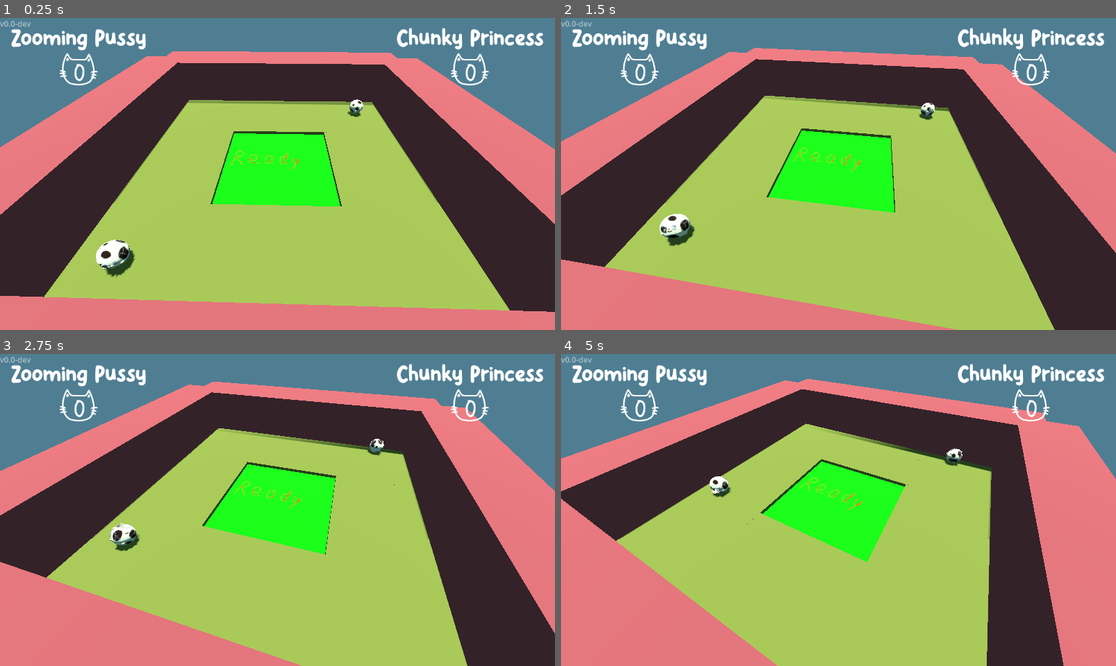
Above: before the commit, frames 1-4 (two rows, left to right).
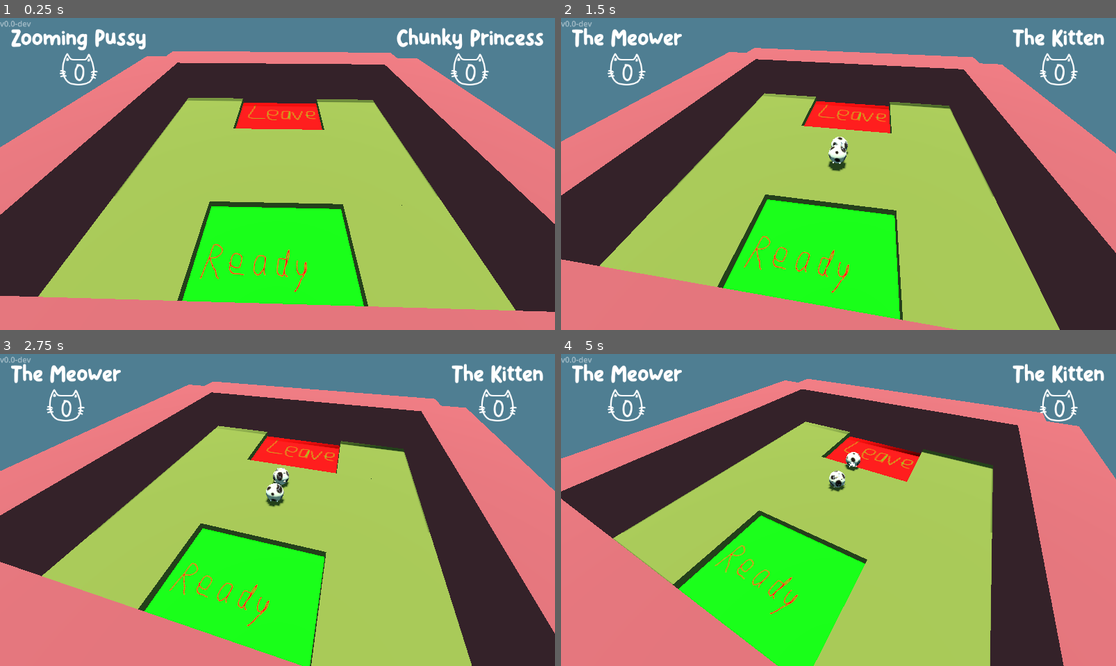
Above: after the commit, the same moments.

Repository: HedgeLizards/ggj24
Game: Godot game, scene res://scenes/main.tscn
Two runs of this game, one before a commit and one after it. Both use one fixed random seed, a clock stepped at 60 frames per second and the inputs below.
Inputs:
- Up to frame 1 (0.25 s): no input
- Up to frame 2 (1.5 s): tap Enter at 0.5 s; tap W (join_0) at 0.6 s; tap Up (join_1) at 0.8, 1.35 s
- Up to frame 3 (2.75 s): tap Enter at 1.55, 2.1 s; tap W (join_0) at 2.3 s
- Up to frame 4 (5 s): tap W (join_0) at 2.85, 4.55 s; tap Up (join_1) at 3.05, 3.6 s; tap Enter at 3.8, 4.35 s; tap Escape at 4.15 s

The runs differ from the first frame. In frame 1, 17% of the frame differs, in the area x 6-93%, y 25-94%; in frame 2, 20%; in frame 3, 20%; in frame 4, 20%, in the area x 2-98%, y 3-100%.

Commit message:
players joining and leaving

Diff:
--- a/code/input_handler.gd
+++ b/code/input_handler.gd
@@ -2,59 +2,53 @@
 
 signal state_changed
 signal player_joined
-signal player_left
 
 enum { SELECTING, WAITING, PLAYING }
 
 var rotation: float = 0
-var state = PLAYING
 var players = [null, null, null, null]
 
-func _ready():
-	add_or_remove_player(-2)
-	add_or_remove_player(-1)
+var can_add_players = true
+
+#func _ready():
+	#add_or_remove_player(-2)
+	#add_or_remove_player(-1)
 
 func _input(event):
-	match state:
-		SELECTING:
-			if event is InputEventKey && event.pressed:
-				if event.keycode == KEY_ENTER:
-					state = PLAYING
+	if event is InputEventKey && event.pressed:
 
-					state_changed.emit(state)
-				elif event.is_action('join_0'):
-					add_or_remove_player(-2)
-				elif event.is_action('join_1'):
-					add_or_remove_player(-1)
-			elif event is InputEventJoypadButton && event.pressed && event.button_index == JOY_BUTTON_A:
-				add_or_remove_player(event.device)
-		PLAYING:
-			if event is InputEventKey && event.pressed && event.keycode == KEY_ESCAPE:
-				state = SELECTING
+		if event.is_action('join_0'):
+			add_player(-2)
+		elif event.is_action('join_1'):
+			add_player(-1)
+	elif event is InputEventJoypadButton && event.pressed && event.button_index == JOY_BUTTON_A:
+		add_player(event.device)
 
-				state_changed.emit(state)
-			elif event is InputEventJoypadMotion:
-				for player in players:
-					if player != null && player.device == event.device:
-						match event.axis:
-							JOY_AXIS_LEFT_X:
-								player.vector.x = event.axis_value
-							JOY_AXIS_LEFT_Y:
-								player.vector.y = event.axis_value
+	if event is InputEventKey && event.pressed && event.keycode == KEY_ESCAPE:
+		state_changed.emit()
 
-						break
+	elif event is InputEventJoypadMotion:
+		for player in players:
+			if player != null && player.device == event.device:
+				match event.axis:
+					JOY_AXIS_LEFT_X:
+						player.vector.x = event.axis_value
+					JOY_AXIS_LEFT_Y:
+						player.vector.y = event.axis_value
 
-func add_or_remove_player(device):
+				break
+
+func add_player(device):
+
+	if !can_add_players:
+		return
+
 	var first_free_index
-
 	for i in players.size():
 		if players[i] == null:
 			if first_free_index == null:
 				first_free_index = i
 		elif players[i].device == device:
-			players[i] = null
-
-			player_left.emit(i)
 
 			return
 
@@ -66,7 +60,12 @@
 
 		player_joined.emit(first_free_index)
 
+func remove_player(index):
+	players[index] = null
+
 func movement_vector(index):
+	if !players[index]:
+		return Vector2(0, 0)
 	if players[index].device >= 0:
 		return players[index].vector.limit_length().rotated(rotation)
 
--- a/code/lobby.gd
+++ b/code/lobby.gd
@@ -2,9 +2,14 @@
 
 
 signal player_ready
+signal player_leave
 
 func ready_players():
 	return %ReadyArea.get_overlapping_bodies().map(func(body): return body.get_parent())
 
 func _on_ready_area_body_entered(body):
-	player_ready.emit(body.get_parent().player_id)
+	player_ready.emit(body.get_parent())
+
+
+func _on_leave_area_body_entered(body):
+	player_leave.emit(body.get_parent())
--- a/code/main.gd
+++ b/code/main.gd
@@ -4,15 +4,20 @@
 enum State { LOBBY, PLAYING }
 
 var state: State = State.LOBBY
-var dry_players
+var dry_players := 0
+
+var Cat = preload("res://scenes/cat.tscn")
 
 var levels = [
 	preload("res://scenes/levels/dont_fall.tscn"),
 	preload("res://scenes/levels/disco.tscn")
 ]
 
+func _ready():
+	InputHandler.player_joined.connect(_on_player_joined)
+
 func start_game():
-	print("starting game")
+	InputHandler.can_add_players = false
 	state = State.PLAYING
 	for child in %Level.get_children():
 		%Level.remove_child(child)
@@ -30,20 +35,30 @@
 
 func _on_lobby_player_ready(id):
 	var ready_players: int = %Lobby.ready_players().size()
+	print("ready ", ready_players)
 	if ready_players > 1 && ready_players == %Players.get_children().size():
 		start_game()
 
-
+func _on_player_joined(id):
+	if state != State.LOBBY:
+		return
+	print("meow")
+	var cat = Cat.instantiate()
+	cat.player_id = id
+	cat.go_to(Vector3(0, 5, 0))
+	%Players.add_child(cat)
 
 func _on_in_game_body_exited(body):
+	if state != State.PLAYING:
+		return
 	body.get_parent().dry = false
 
 	$UI.update_player_dry(body.get_parent().player_id, false)
 
 	dry_players -= 1
 
-	if dry_players == 0:
-		return
+	#if dry_players == 0:
+		#return
 
 	for player in %Players.get_children():
 		if player.dry:
@@ -51,9 +66,16 @@
 
 			$UI.update_player_score(player.player_id, player.score)
 
-	if dry_players == 1:
+	if dry_players <= 1:
 		start_game()
 
 func _physics_process(delta):
 	%CameraBase.rotation.y += delta / 10
 	InputHandler.rotation = -%CameraBase.rotation.y
+
+
+func _on_lobby_player_leave(player):
+	%Players.remove_child(player)
+	InputHandler.remove_player(player.player_id)
+	$UI.remove_player(player.player_id)
+	player.queue_free()
--- a/code/ui.gd
+++ b/code/ui.gd
@@ -53,7 +53,7 @@
 	add_player(1)
 
 	InputHandler.player_joined.connect(add_player)
-	InputHandler.player_left.connect(remove_player)
+	#InputHandler.player_left.connect(remove_player)
 
 func add_player(index):
 	v_box_containers[index].get_node('Name').text = PREFIXES.pick_random() + ' ' + SUFFIXES.pick_random()
--- a/scenes/ground.tscn
+++ b/scenes/ground.tscn
@@ -3,16 +3,18 @@
 [ext_resource type="Material" uid="uid://dganwa628yu2f" path="res://art/Textures/ground.tres" id="1_sjyhg"]
 
 [sub_resource type="BoxShape3D" id="BoxShape3D_bucuf"]
-size = Vector3(16, 1, 16)
+size = Vector3(16, 8, 16)
 
 [sub_resource type="BoxMesh" id="BoxMesh_4ntsr"]
 material = ExtResource("1_sjyhg")
-size = Vector3(16, 1, 16)
+size = Vector3(16, 8, 16)
 
 [node name="Ground" type="StaticBody3D"]
 
 [node name="CollisionShape3D" type="CollisionShape3D" parent="."]
+transform = Transform3D(1, 0, 0, 0, 1, 0, 0, 0, 1, 0, -3, 0)
 shape = SubResource("BoxShape3D_bucuf")
 
 [node name="MeshInstance3D" type="MeshInstance3D" parent="."]
+transform = Transform3D(1, 0, 0, 0, 1, 0, 0, 0, 1, 0, -3, 0)
 mesh = SubResource("BoxMesh_4ntsr")
--- a/scenes/levels/lobby.tscn
+++ b/scenes/levels/lobby.tscn
@@ -1,9 +1,10 @@
-[gd_scene load_steps=9 format=3 uid="uid://cie6lckxrpqvu"]
+[gd_scene load_steps=12 format=3 uid="uid://cie6lckxrpqvu"]
 
 [ext_resource type="PackedScene" uid="uid://bulwrisqfjkqe" path="res://scenes/ground.tscn" id="1_fuhqo"]
 [ext_resource type="Texture2D" uid="uid://c6raogvu5t0yb" path="res://art/Textures/ready.png" id="1_nv03h"]
 [ext_resource type="Script" path="res://code/lobby.gd" id="1_uqge3"]
 [ext_resource type="PackedScene" uid="uid://cnv26p3l18vqd" path="res://scenes/wall.tscn" id="2_smbfl"]
+[ext_resource type="Texture2D" uid="uid://b1ilvbvfge3ka" path="res://art/Textures/leave.png" id="3_pit8b"]
 
 [sub_resource type="BoxShape3D" id="BoxShape3D_fy3gt"]
 size = Vector3(32, 2, 32)
@@ -17,7 +18,15 @@
 orientation = 1
 
 [sub_resource type="BoxShape3D" id="BoxShape3D_b26vh"]
-size = Vector3(32, 16, 32)
+size = Vector3(32, 3, 32)
+
+[sub_resource type="StandardMaterial3D" id="StandardMaterial3D_ypoh0"]
+albedo_texture = ExtResource("3_pit8b")
+
+[sub_resource type="QuadMesh" id="QuadMesh_pdgjw"]
+material = SubResource("StandardMaterial3D_ypoh0")
+size = Vector2(32, 32)
+orientation = 1
 
 [node name="Lobby" type="Node3D"]
 script = ExtResource("1_uqge3")
@@ -25,6 +34,7 @@
 [node name="Spawns" type="Node3D" parent="."]
 
 [node name="Ready" type="Node3D" parent="."]
+transform = Transform3D(1, 0, 0, 0, 1, 0, 0, 0, 1, 0, 0, 32)
 
 [node name="StaticBody3D" type="StaticBody3D" parent="Ready"]
 
@@ -41,6 +51,26 @@
 collision_mask = 2
 
 [node name="CollisionShape3D" type="CollisionShape3D" parent="Ready/ReadyArea"]
+shape = SubResource("BoxShape3D_b26vh")
+
+[node name="Leave" type="Node3D" parent="."]
+transform = Transform3D(1, 0, 0, 0, 1, 0, 0, 0, 1, 0, 0, -32)
+
+[node name="StaticBody3D" type="StaticBody3D" parent="Leave"]
+
+[node name="CollisionShape3D" type="CollisionShape3D" parent="Leave/StaticBody3D"]
+transform = Transform3D(1, 0, 0, 0, 1, 0, 0, 0, 1, 0, -2, 0)
+shape = SubResource("BoxShape3D_fy3gt")
+
+[node name="MeshInstance3D" type="MeshInstance3D" parent="Leave/StaticBody3D"]
+mesh = SubResource("QuadMesh_pdgjw")
+
+[node name="LeaveArea" type="Area3D" parent="Leave"]
+unique_name_in_owner = true
+collision_layer = 2
+collision_mask = 2
+
+[node name="CollisionShape3D" type="CollisionShape3D" parent="Leave/LeaveArea"]
 shape = SubResource("BoxShape3D_b26vh")
 
 [node name="Ground" parent="." instance=ExtResource("1_fuhqo")]
@@ -68,15 +98,13 @@
 transform = Transform3D(2, 0, 0, 0, 2, 0, 0, 0, 2, 32, 0, 32)
 
 [node name="Ground5" parent="." instance=ExtResource("1_fuhqo")]
-transform = Transform3D(2, 0, 0, 0, 2, 0, 0, 0, 2, 0, 0, 32)
+transform = Transform3D(2, 0, 0, 0, 2, 0, 0, 0, 2, 0, 0, 0)
 
 [node name="Ground6" parent="." instance=ExtResource("1_fuhqo")]
 transform = Transform3D(2, 0, 0, 0, 2, 0, 0, 0, 2, 32, 0, -32)
-
-[node name="Ground7" parent="." instance=ExtResource("1_fuhqo")]
-transform = Transform3D(2, 0, 0, 0, 2, 0, 0, 0, 2, 0, 0, -32)
 
 [node name="Ground8" parent="." instance=ExtResource("1_fuhqo")]
 transform = Transform3D(2, 0, 0, 0, 2, 0, 0, 0, 2, -32, 0, 32)
 
 [connection signal="body_entered" from="Ready/ReadyArea" to="." method="_on_ready_area_body_entered"]
+[connection signal="body_entered" from="Leave/LeaveArea" to="." method="_on_leave_area_body_entered"]
--- a/scenes/main.tscn
+++ b/scenes/main.tscn
@@ -1,6 +1,5 @@
-[gd_scene load_steps=8 format=3 uid="uid://do2h6dlhtci4t"]
+[gd_scene load_steps=7 format=3 uid="uid://do2h6dlhtci4t"]
 
-[ext_resource type="PackedScene" uid="uid://cpru8qqcxur31" path="res://scenes/cat.tscn" id="1_1l0g6"]
 [ext_resource type="Script" path="res://code/main.gd" id="1_i2n6y"]
 [ext_resource type="PackedScene" uid="uid://caltol35o78ta" path="res://scenes/ui.tscn" id="2_jwe8d"]
 [ext_resource type="PackedScene" uid="uid://cie6lckxrpqvu" path="res://scenes/levels/lobby.tscn" id="3_liilj"]
@@ -20,13 +19,6 @@
 
 [node name="Players" type="Node3D" parent="."]
 unique_name_in_owner = true
-
-[node name="Player2" parent="Players" instance=ExtResource("1_1l0g6")]
-transform = Transform3D(0.925375, 0, 0.379052, 0.0662713, 0.984598, -0.161787, -0.373214, 0.174834, 0.911122, 30, 5, -30)
-player_id = 1
-
-[node name="Player" parent="Players" instance=ExtResource("1_1l0g6")]
-transform = Transform3D(0.925375, 0, 0.379052, 0.0662713, 0.984598, -0.161787, -0.373214, 0.174834, 0.911122, -30, 5, 30)
 
 [node name="Version" type="Label" parent="."]
 offset_right = 40.0
@@ -62,5 +54,6 @@
 transform = Transform3D(1, 0, 0, 0, 1, 0, 0, 0, 1, 0, 110, 0)
 shape = SubResource("BoxShape3D_73ekn")
 
+[connection signal="player_leave" from="Level/Lobby" to="." method="_on_lobby_player_leave"]
 [connection signal="player_ready" from="Level/Lobby" to="." method="_on_lobby_player_ready"]
 [connection signal="body_exited" from="InGame" to="." method="_on_in_game_body_exited"]
Binary file added: art/Textures/leave.png
Not shown, added: art/Textures/leave.png.import
